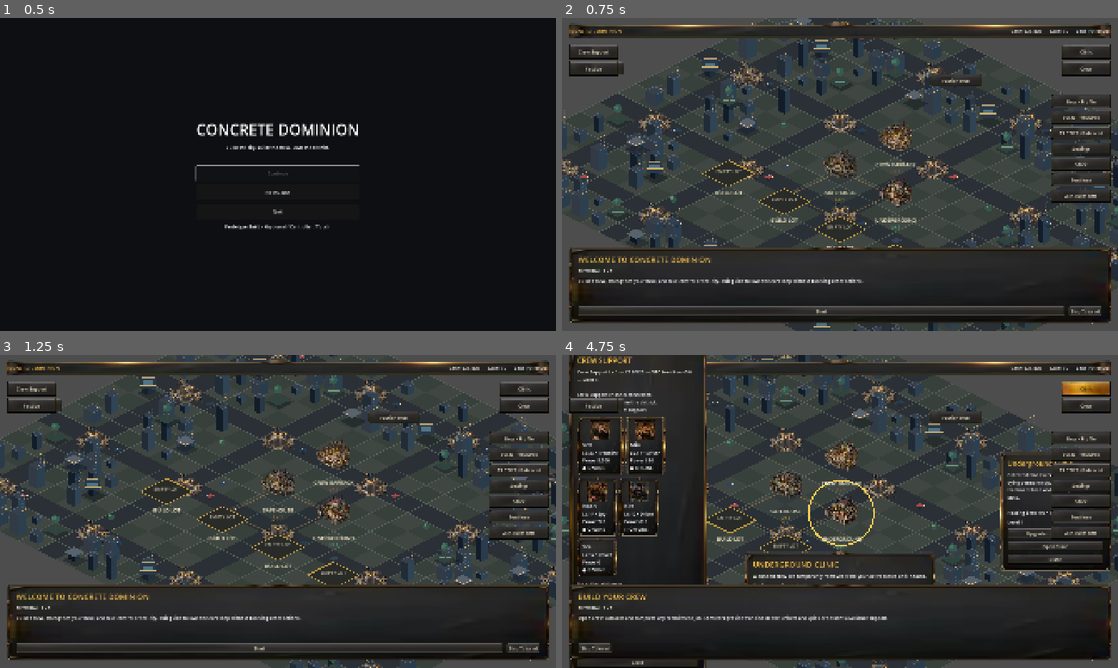
Above: before the commit, frames 1-4 (two rows, left to right).
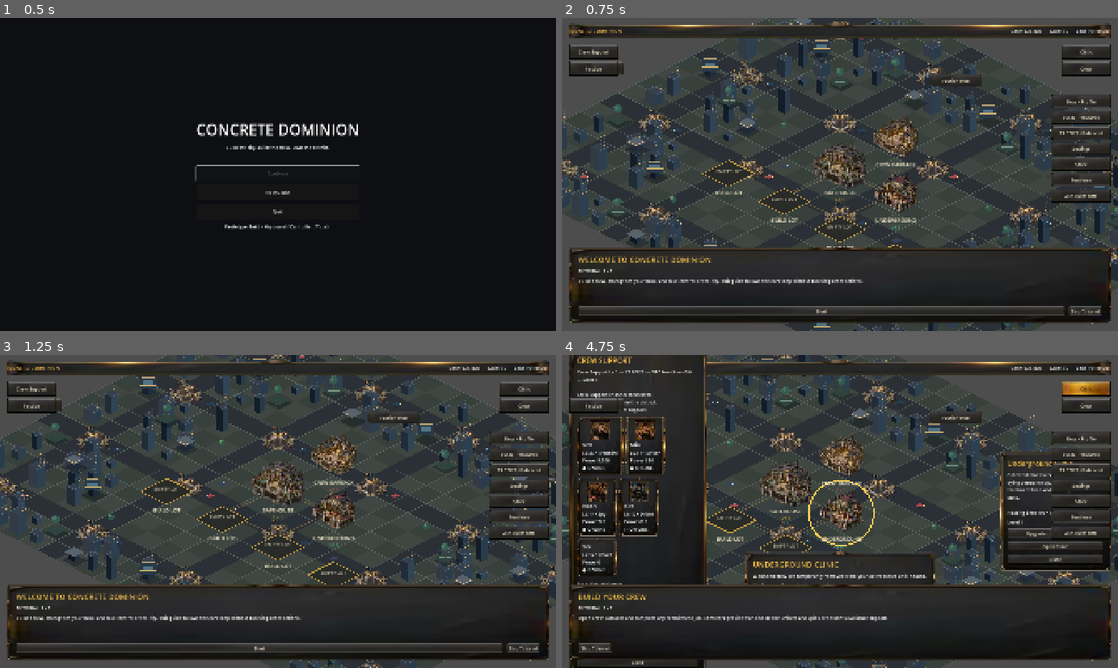
Above: after the commit, the same moments.

Repository: betasio/ConcreteDominion
Game: Godot game, scene res://scenes/core/Boot.tscn
The game is run twice, just before and just after one commit, with the same random seed, the same clock (stepped at 60 frames per second) and the same inputs.
Inputs:
- Up to frame 1 (0.5 s): no input
- Up to frame 2 (0.75 s): click "New Game" at 0.5 s
- Up to frame 3 (1.25 s): no input
- Up to frame 4 (4.75 s): click "Start" at 1.25 s; click "Crew Support" at 2 s; click "Post: Ready for the next hit." at 2.75 s; click "Post: Ready for the next hit." at 3.5 s; click "Clinic" at 4.25 s

Frame 1 is identical in both runs. In frame 2, 1.6% of the frame differs, in the area x 45-65%, y 31-62%; in frame 3, 1.6%; in frame 4, 1.7%, in the area x 35-55%, y 25-57%.

Commit message:
Support optional individual premium building textures in gameplay scenes

Diff:
--- a/scripts/buildings/Building.gd
+++ b/scripts/buildings/Building.gd
@@ -22,6 +22,10 @@
 
 
 func _ready() -> void:
+	# Optional premium art pack: preserve the original visual when assets are absent.
+	var premium_path := "res://assets/premium/buildings/%s.png" % String(building_type)
+	if ResourceLoader.exists(premium_path, "Texture2D"):
+		art_texture = load(premium_path) as Texture2D
 	input_event.connect(_on_input_event)
 	queue_redraw()
 
@@ -69,7 +73,9 @@
 func _draw() -> void:
 	if art_texture != null:
 		var size := art_texture.get_size()
-		var scale_factor := minf(132.0 / maxf(1.0, size.x), 116.0 / maxf(1.0, size.y))
+		var art_width := 208.0 if building_type == &"safehouse" else 172.0
+		var art_height := 186.0 if building_type == &"safehouse" else 154.0
+		var scale_factor := minf(art_width / maxf(1.0, size.x), art_height / maxf(1.0, size.y))
 		draw_texture_rect(art_texture, Rect2(-size * scale_factor * 0.5 + Vector2(0, -42), size * scale_factor), false)
 		if is_constructing:
 			draw_arc(Vector2(0, -35), 108.0, 0.0, TAU, 48, Color(0.90, 0.68, 0.20), 4.0)
